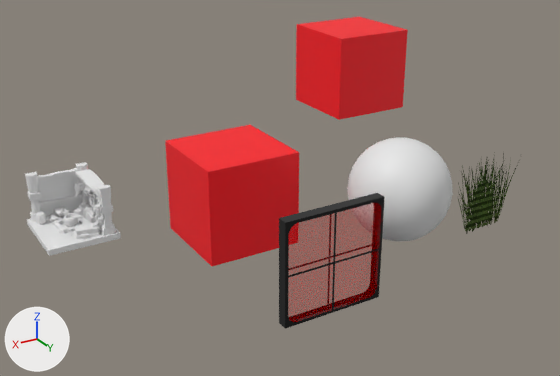
An edit to the Blender file scenes/src/Vulkan Scene.blend, drawn before and after from the same camera.
Rendered twice from a 50 mm lens placed at (9.03, 13.17, 6.42), pointed at (1.53, 0.66, 0.16). The axes (+X, +Y, +Z) are drawn at lower left. The lights are the same throughout. The older version comes first.
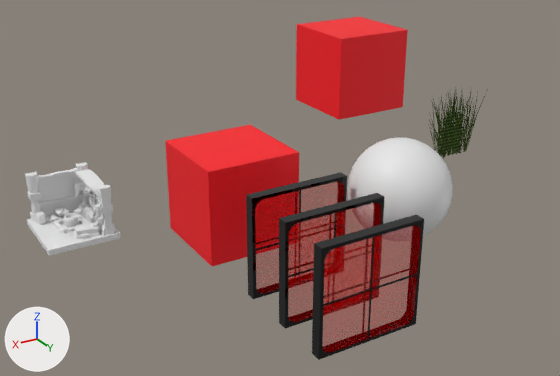
Patch to the scene script:
```diff
--- a/scenes/src/Vulkan Scene.blend.py
+++ b/scenes/src/Vulkan Scene.blend.py
@@ ob_plane @@
 ob_plane = bpy.data.objects.new('Plane', me_plane)
-ob_plane.location = (-0.68, 4.17, 0.97)
+ob_plane.location = (-1.45, 2.46, 1.66)
 ob_plane.rotation_euler = (1.571, 0.0, 0.0)  # degrees (90, 0, 0)
@@ ob_plane_001 @@
-ob_plane_001 = bpy.data.objects.new('Plane.001', me_plane_002)
-ob_plane_001.location = (-0.68, 4.17, 0.97)
-ob_plane_001.rotation_euler = (1.571, 0.0, 0.0)  # degrees (90, 0, 0)
@@ ob_cube_004 @@
+ob_cube_004 = bpy.data.objects.new('Cube.004', me_cube_001)
+ob_cube_004.location = (2.18, 2.38, 0.0)
+ob_cube_004.scale = (1.0, 0.1, 1.0)
@@ ob_cube_002 @@
+ob_cube_002 = bpy.data.objects.new('Cube.002', me_cube_001)
+ob_cube_002.location = (2.18, 4.52, 0.0)
+ob_cube_002.scale = (1.0, 0.1, 1.0)
```

Where the change shows, as pixel boxes (x1, y1, x2, y2) in the pictures (560 x 376 px):
'Cube.002', added: after (312, 215, 424, 360)
'Cube.004', added: after (246, 172, 347, 299)
'Plane', moved: before (476, 153, 522, 203); after (428, 86, 488, 159)
'Plane.001', deleted (green): before (457, 165, 503, 234)
